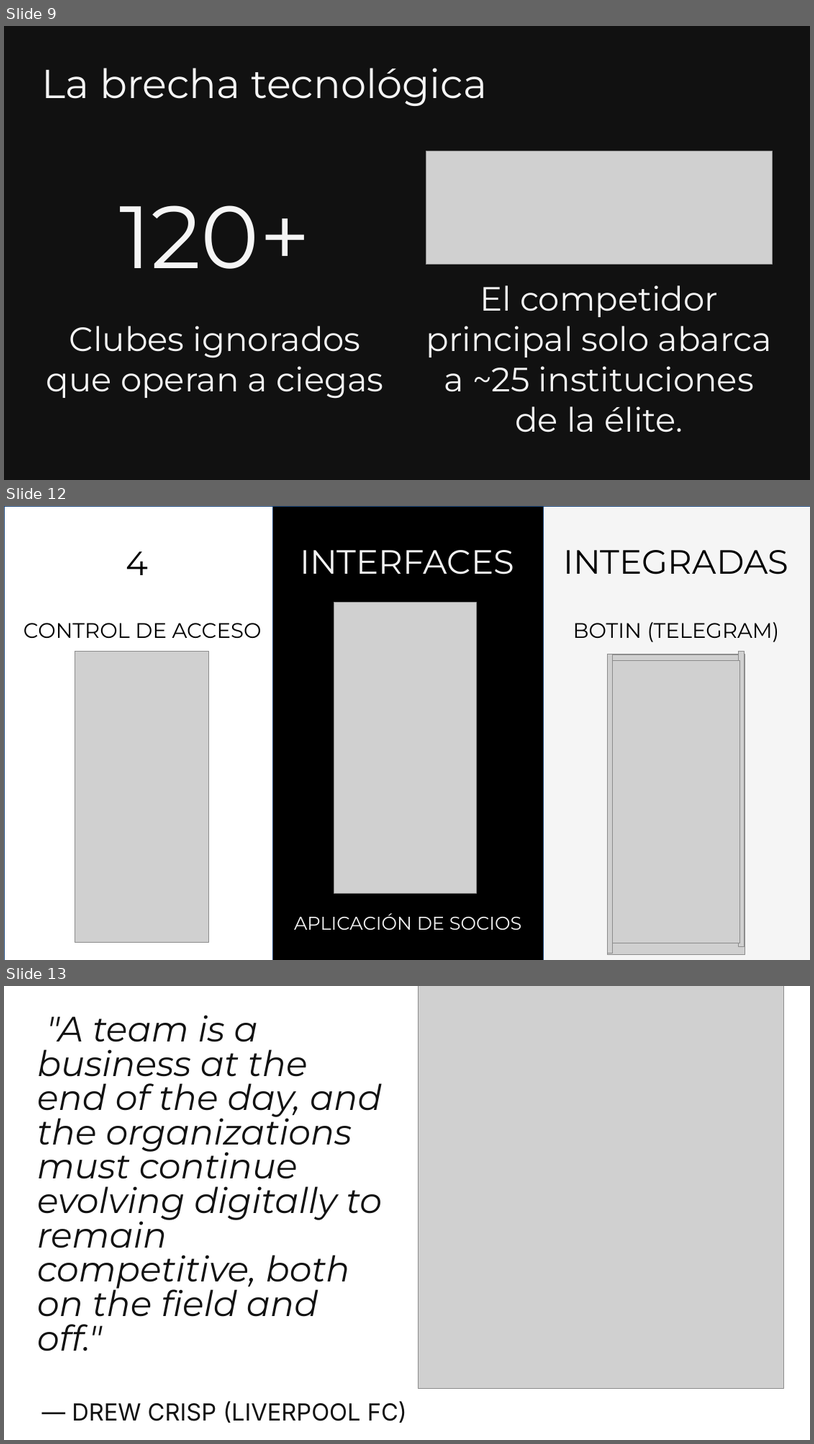
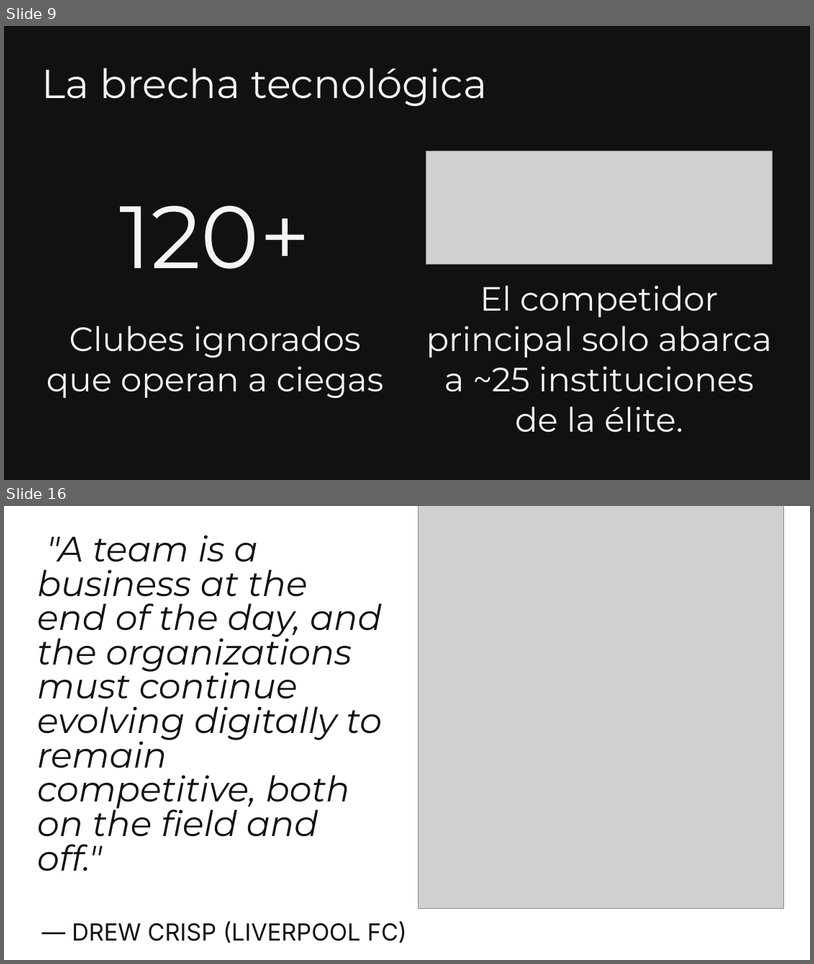
Before and after one commit to TrabajoProfesional-AGGZ/documentacion, a slide deck: entrega_final/defensa/Presentacion_SocioUnido.pptx. Shown one above the other, each under a label of ours: slides 9, 12 and 13 before the commit, slides 9 and 16 after it; the slides between them are not shown. The pictures are 814x1444 and 814x964 pixels, drawn with LibreOffice and Linux fonts; fonts in the diff are those of the drawing; grey boxes stand for pictures; background and template pictures are left out. Boxes give left, top, right and bottom in pixels: in the first picture for what was removed or moved away, otherwise in the second. Text is boxed around its words. In the diff, an @@ line names an element or a change of style, - is before the commit and + after.

```diff
--- a/entrega_final/defensa/Presentacion_SocioUnido.pptx
+++ b/entrega_final/defensa/Presentacion_SocioUnido.pptx
@@ slide 12 removed at [4,506,810,960], background #111111 @@
@@ rectangle removed at [4,506,273,960] @@
@@ rectangle removed at [273,506,543,960] @@
@@ rectangle removed at [542,506,810,960] @@
@@ text removed at [126,551,149,575] @@
-4
@@ text removed at [300,550,514,574] @@
-INTERFACES
@@ text removed at [563,550,789,574] @@
-INTEGRADAS
@@ picture removed at [334,602,476,893] @@
@@ text removed at [23,623,262,638] @@
-CONTROL DE ACCESO
@@ text removed at [574,622,780,642] @@
-BOTIN (TELEGRAM)
@@ picture removed at [75,651,209,942] @@
@@ picture removed at [608,654,746,955] @@
@@ picture removed at [608,655,746,661] @@
@@ picture removed at [608,654,613,953] @@
@@ picture removed at [739,651,745,947] @@
@@ picture removed at [610,660,741,943] @@
@@ text removed at [294,913,522,929] @@
-APLICACIÓN DE SOCIOS
@@ what was slide 13 is now slide 16 @@
```
Also in this commit, not shown: 2 slides changed, 7 slides added, 3 other slides removed, 1 other file.
